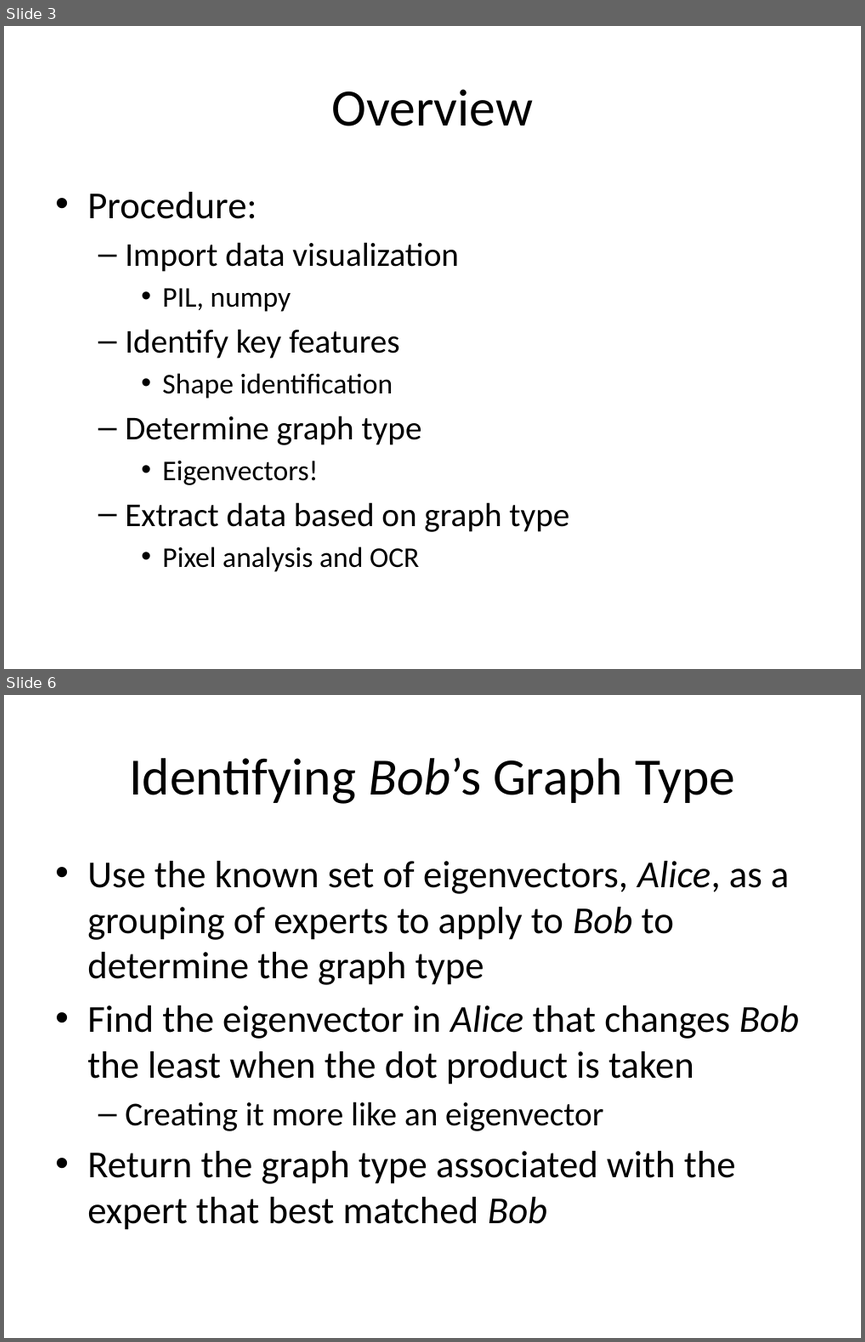
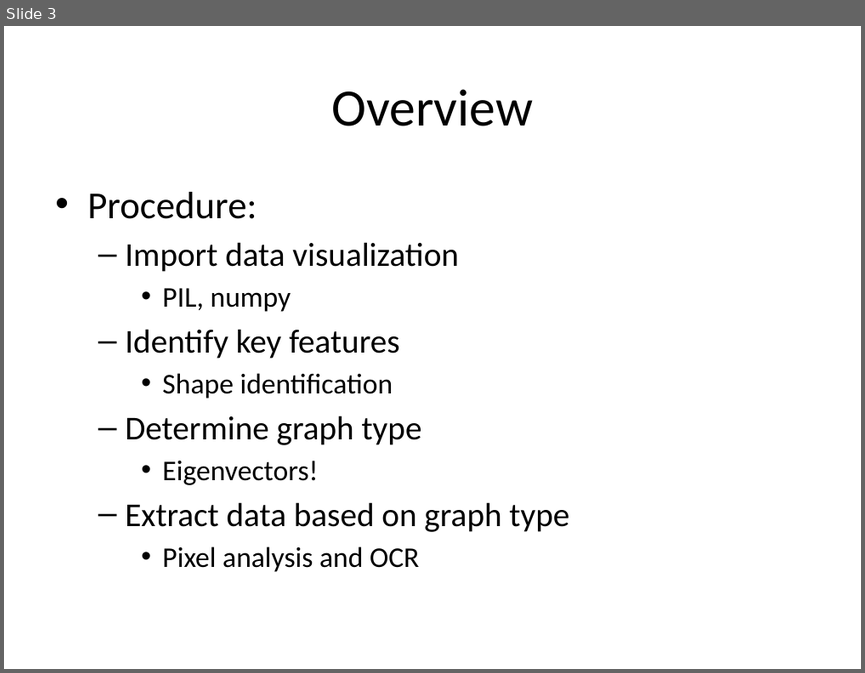
Before and after one commit to efriesen/CS270-Visualization, a slide deck: CS270-Presentation.pptx. Shown one above the other, each under a label of ours: slides 3 and 6 before the commit, slide 3 after it; the slides between them are not shown. The pictures are 865x1342 and 865x673 pixels, drawn with LibreOffice and Linux fonts; fonts in the diff are those of the drawing. Boxes give left, top, right and bottom in pixels: in the first picture for what was removed or moved away, otherwise in the second. Text is boxed around its words. In the diff, an @@ line names an element or a change of style, - is before the commit and + after.

```diff
--- a/CS270-Presentation.pptx
+++ b/CS270-Presentation.pptx
@@ slide 6 removed at (4,695,861,1338), background #FFFFFF @@
@@ title removed at (129,758,735,804) @@
-Identifying Bob’s Graph Type
@@ text removed at (87,861,799,1230) @@
-• Use the known set of eigenvectors, Alice, as a grouping of experts to apply to Bob to determine the graph type
-• Find the eigenvector in Alice that changes Bob the least when the dot product is taken
-  – Creating it more like an eigenvector
-• Return the graph type associated with the expert that best matched Bob
```
Also in this commit, not shown: 4 slides changed.
